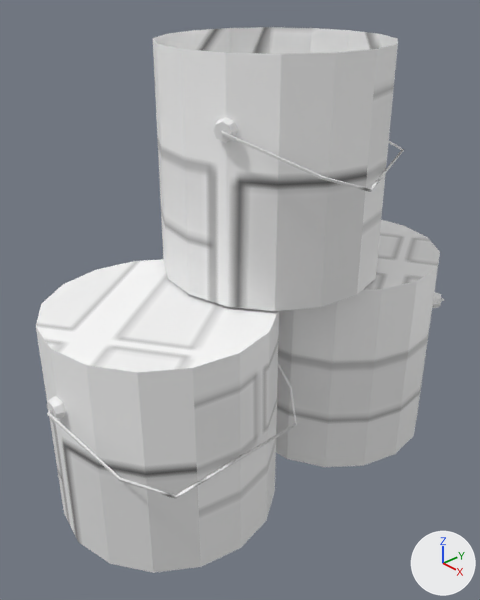
One commit to the Blender file Assets/Meshes/Buildings/Furniture/BucketOfPaintStack.blend: the scene before it, then after it.
Camera for both pictures: a 50 mm lens placed at (0.986, -0.657, 0.799), pointed at (-0.009, 0.251, 0.11). Arrows for +X, +Y and +Z are at lower right; the lights stay in place. The same objects are shown in both versions, whatever each file hides.
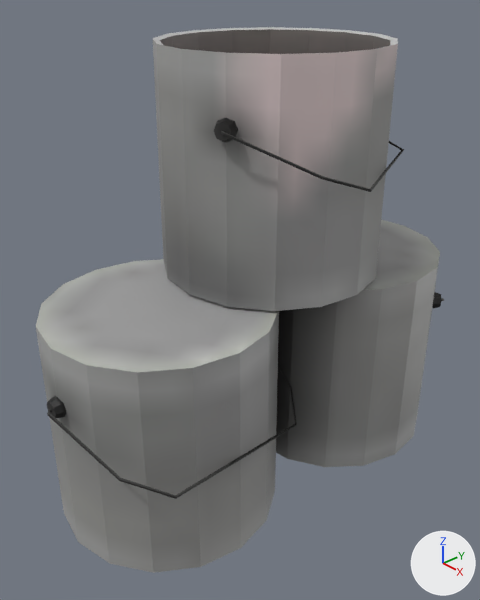
Pixel boxes [x1, y1, x2, y2] of what changed, in the pictures (480 x 600 px):
part 1 of me_circle_002, built on
    both: [153, 27, 398, 54]
part 2 of me_circle_002, recoloured
    both: [36, 40, 444, 573]

The change, as a list of edits to the scene's bpy script:
```text
Add img_bucketofpaintstack_png:
    img_bucketofpaintstack_png = load_image('BucketOfPaintStack.png', '../../../Materials/Textures/BucketOfPaintStack.png', 4096, 4096, 'sRGB')
Add mat_bucketofpaintstack_png:
    mat_bucketofpaintstack_png = principled_material('BucketOfPaintStack.png')
    mat_bucketofpaintstack_png.texture = img_bucketofpaintstack_png
Change me_circle_002:
    used by ob_circle_002; location = (0.0, 0.278, 0.561); rotation_euler = (0.0, 0.0, 0.802), in degrees (0, 0, 46)
    remove me_circle_002.from_pydata(...)  # 364 vertices, 268 faces; spans x -0.437..0.485, y -0.449..0.446, z -0.884..0.096
    add me_circle_002.from_pydata(...)  # 396 vertices, 281 faces; spans x -0.437..0.485, y -0.449..0.446, z -0.884..0.096
    me_circle_002 part 1
    16 faces are deleted
    16 vertices are added at x -0.19..0.273, y -0.161..0.302, z -0.024
    16 new vertices lie (0.0, 0.0, 0.117) away from vertices in x -0.19..0.273, y -0.161..0.302, z -0.024
    32 new faces join them
    me_circle_002 part 2: 249 faces spanning x -0.437..0.485, y -0.449..0.446, z -0.884..0.096 switch from mat_template_png (picture img_template_png) to mat_bucketofpaintstack_png (picture img_bucketofpaintstack_png)
```
